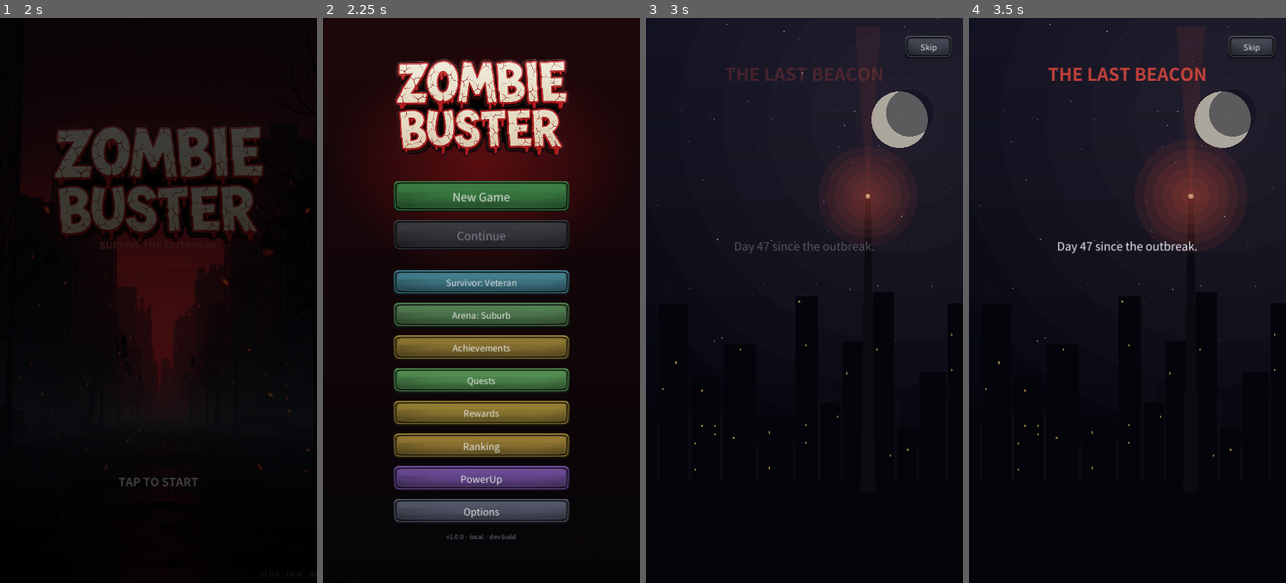
Above: before the commit, frames 1-4 (left to right).
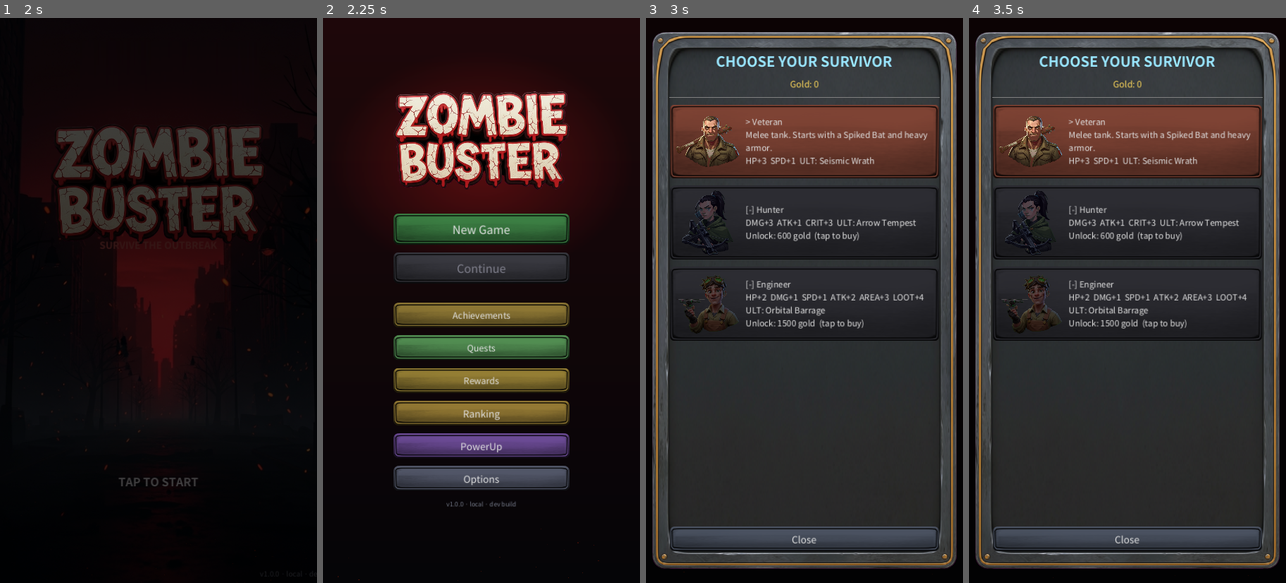
Above: after the commit, the same moments.

Repository: kosj/game_action_defence
Game: Godot game, scene res://scenes/TitleScreen.tscn
Two runs of this game, one before a commit and one after it. Both use one fixed random seed, a clock stepped at 60 frames per second and the inputs below. Sound files missing from this copy of the repository are replaced by a short silence.
Inputs (mouse positions are in pixels of both pictures, inside the frame that each line leads up to):
- Up to frame 1 (2 s): tap Enter at 0.5, 1.25 s; move the mouse to (228, 272) at 0.52 s; click (228, 272) at 0.67 s; drag from (95, 328) to (142, 413) at 1.27 s
- Up to frame 2 (2.25 s): tap Enter at 2 s; move the mouse to (513, 176) at 2.02 s; click (513, 176) at 2.17 s
- Up to frame 3 (3 s): click "New Game" at 2.75 s
- Up to frame 4 (3.5 s): no input

Frame 1 is identical in both runs. In frame 2, 32% of the frame differs, in the area x 22-78%, y 7-93%; in frame 3, 78%; in frame 4, 79%, in the area x 0-100%, y 0-99%.

Commit message:
Move survivor/arena selection into the new-game flow
Character and theme selection no longer live on the main menu - the
Survivor/Arena buttons are removed. Pressing New Game now walks
survivor select -> arena select -> story intro -> start; picking (or
buying) an entry advances the flow, and closing a panel cancels back
to the menu. Purchases still work inside the flow panels.

Co-Authored-By: Claude Fable 5 <noreply@anthropic.com>
Claude-Session: https://claude.ai/code/session_01CGDKLmv2BxdFp7Sn7aQ7ZR

Diff:
--- a/scripts/MainMenu.gd
+++ b/scripts/MainMenu.gd
@@ -40,7 +40,6 @@
 var _power_rows: Array = []      # [{ "btn": Button, "id": String }]
 
 # ── 캐릭터 선택 오버레이 ──
-var _char_btn: Button
 var _char_dim: ColorRect
 var _char_panel: PanelContainer
 var _char_rows: Array = []       # [{ "btn": Button, "c": CharacterData }]
@@ -65,7 +64,6 @@
 var _rewards_total: Label
 
 # ── 테마(아레나) 선택 오버레이 ──
-var _theme_btn: Button
 var _theme_dim: ColorRect
 var _theme_panel: PanelContainer
 var _theme_rows: Array = []      # [{ "btn": Button, "t": ThemeData }]
@@ -177,20 +175,6 @@
 	opt_spacer.custom_minimum_size = Vector2(0, 8)
 	box.add_child(opt_spacer)
 
-	_char_btn = Button.new()
-	_char_btn.custom_minimum_size = Vector2(300, 56)
-	_char_btn.add_theme_font_size_override("font_size", 20)
-	_UIStyle.apply_button_style(_char_btn, Color(0.12, 0.24, 0.30), Color(0.45, 0.85, 0.95))
-	_char_btn.pressed.connect(_on_character_pressed)
-	box.add_child(_char_btn)
-
-	_theme_btn = Button.new()
-	_theme_btn.custom_minimum_size = Vector2(300, 56)
-	_theme_btn.add_theme_font_size_override("font_size", 20)
-	_UIStyle.apply_button_style(_theme_btn, Color(0.14, 0.20, 0.14), Color(0.55, 0.85, 0.55))
-	_theme_btn.pressed.connect(_on_theme_pressed)
-	box.add_child(_theme_btn)
-
 	_ach_btn = Button.new()
 	_ach_btn.text = "Achievements"
 	_ach_btn.custom_minimum_size = Vector2(300, 56)
@@ -250,12 +234,10 @@
 	_build_ranking_panel()
 	_build_power_panel()
 	_build_character_panel()
-	_refresh_char_button()
 	_build_achievement_panel()
 	_build_quest_panel()
 	_build_rewards_panel()
 	_build_theme_panel()
-	_refresh_theme_button()
 	call_deferred("_prewarm_panels")
 
 
@@ -602,12 +584,6 @@
 	vb.add_child(close)
 
 
-## 현재 선택 캐릭터를 메뉴 버튼에 표시.
-func _refresh_char_button() -> void:
-	var c := CharacterManager.selected()
-	_char_btn.text = "Survivor: %s" % (c.display if c != null else "-")
-
-
 ## 오버레이 카드 갱신 — 선택/잠금/구매 상태를 반영.
 func _refresh_character() -> void:
 	if _char_gold_label:
@@ -665,16 +641,23 @@
 	var c: CharacterData = GameData.character(id)
 	if c == null:
 		return
+	var picked := false
 	if CharacterManager.is_unlocked(c):
 		CharacterManager.select(id)
 		SoundManager.play_ui("gold", 0.03, 1.2)
+		picked = true
 	elif c.unlock_cost > 0 and CharacterManager.try_buy(id):
 		CharacterManager.select(id)   # 구매 성공 → 즉시 선택
 		SoundManager.play_ui("gold", 0.02, 1.0)
+		picked = true
 	else:
 		SoundManager.play_ui("player_hurt", 0.2, 1.0)   # 해금 불가(골드 부족/도전과제 미달)
 	_refresh_character()
-	_refresh_char_button()
+	if picked and _newgame_flow:
+		# 다음 단계: 아레나(테마) 선택
+		_char_dim.visible = false
+		_char_panel.visible = false
+		_on_theme_pressed()
 
 
 func _on_character_pressed() -> void:
@@ -684,6 +667,7 @@
 
 
 func _on_character_close() -> void:
+	_newgame_flow = false   # 선택 중 닫으면 새 게임 흐름 취소
 	_char_dim.visible = false
 	_char_panel.visible = false
 
@@ -1155,11 +1139,6 @@
 	vb.add_child(close)
 
 
-func _refresh_theme_button() -> void:
-	var t := ThemeManager.selected()
-	_theme_btn.text = "Arena: %s" % (t.display if t != null else "-")
-
-
 func _refresh_theme() -> void:
 	if _theme_gold_label:
 		_theme_gold_label.text = "Gold: %d" % MetaManager.meta_gold
@@ -1202,6 +1181,7 @@
 
 
 func _on_theme_close() -> void:
+	_newgame_flow = false   # 선택 중 닫으면 새 게임 흐름 취소
 	_theme_dim.visible = false
 	_theme_panel.visible = false
 
@@ -1219,16 +1199,24 @@
 			break
 	if t == null:
 		return
+	var picked := false
 	if ThemeManager.is_unlocked(t):
 		ThemeManager.select(id)
 		SoundManager.play_ui("gold", 0.03, 1.2)
+		picked = true
 	elif t.unlock_cost > 0 and ThemeManager.try_buy(id):
 		ThemeManager.select(id)
 		SoundManager.play_ui("gold", 0.02, 1.0)
+		picked = true
 	else:
 		SoundManager.play_ui("player_hurt", 0.2, 1.0)
 	_refresh_theme()
-	_refresh_theme_button()
+	if picked and _newgame_flow:
+		_newgame_flow = false
+		_theme_dim.visible = false
+		_theme_panel.visible = false
+		# 마지막 단계: 서사 인트로를 보여준 뒤(완료/건너뛰기 시) 실제 시작
+		_IntroStory.play(self, _start_new_game)
 
 
 func _refresh_power() -> void:
@@ -1426,9 +1414,13 @@
 			_UIStyle.apply_button_style(b, Color(0.14, 0.15, 0.20), Color(0.30, 0.32, 0.40))
 
 
+## 새 게임 흐름: 생존자 선택 -> 아레나 선택 -> 인트로 -> 시작.
+## 캐릭터/테마 선택은 이 흐름에서만 열린다(메인 메뉴 버튼 제거됨).
+var _newgame_flow := false
+
 func _on_new_game_pressed() -> void:
-	# 새 게임은 서사 인트로를 먼저 보여준 뒤(완료/건너뛰기 시) 실제로 시작한다.
-	_IntroStory.play(self, _start_new_game)
+	_newgame_flow = true
+	_on_character_pressed()   # 1단계: 생존자 선택
 
 
 func _start_new_game() -> void:
